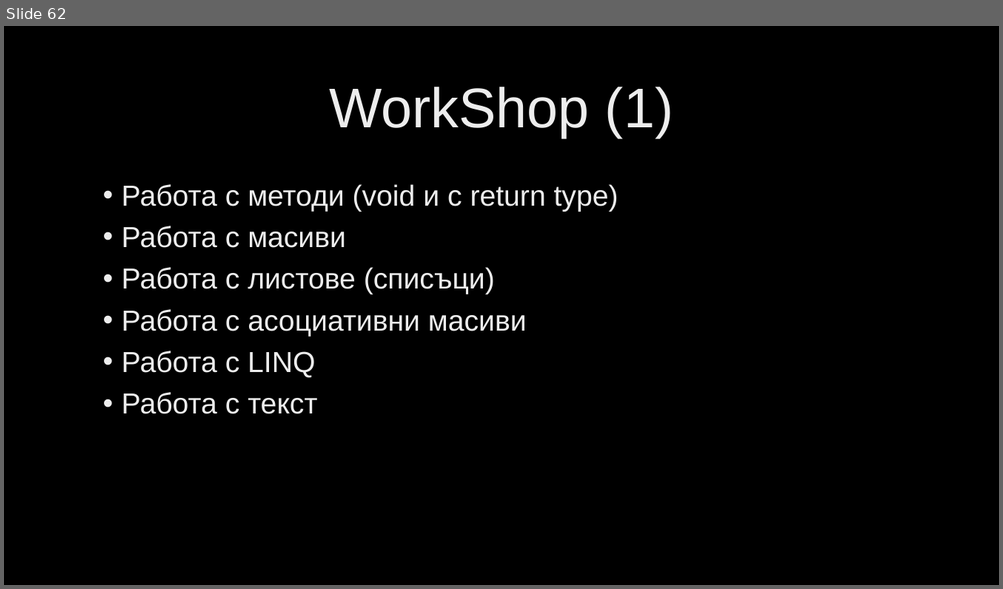
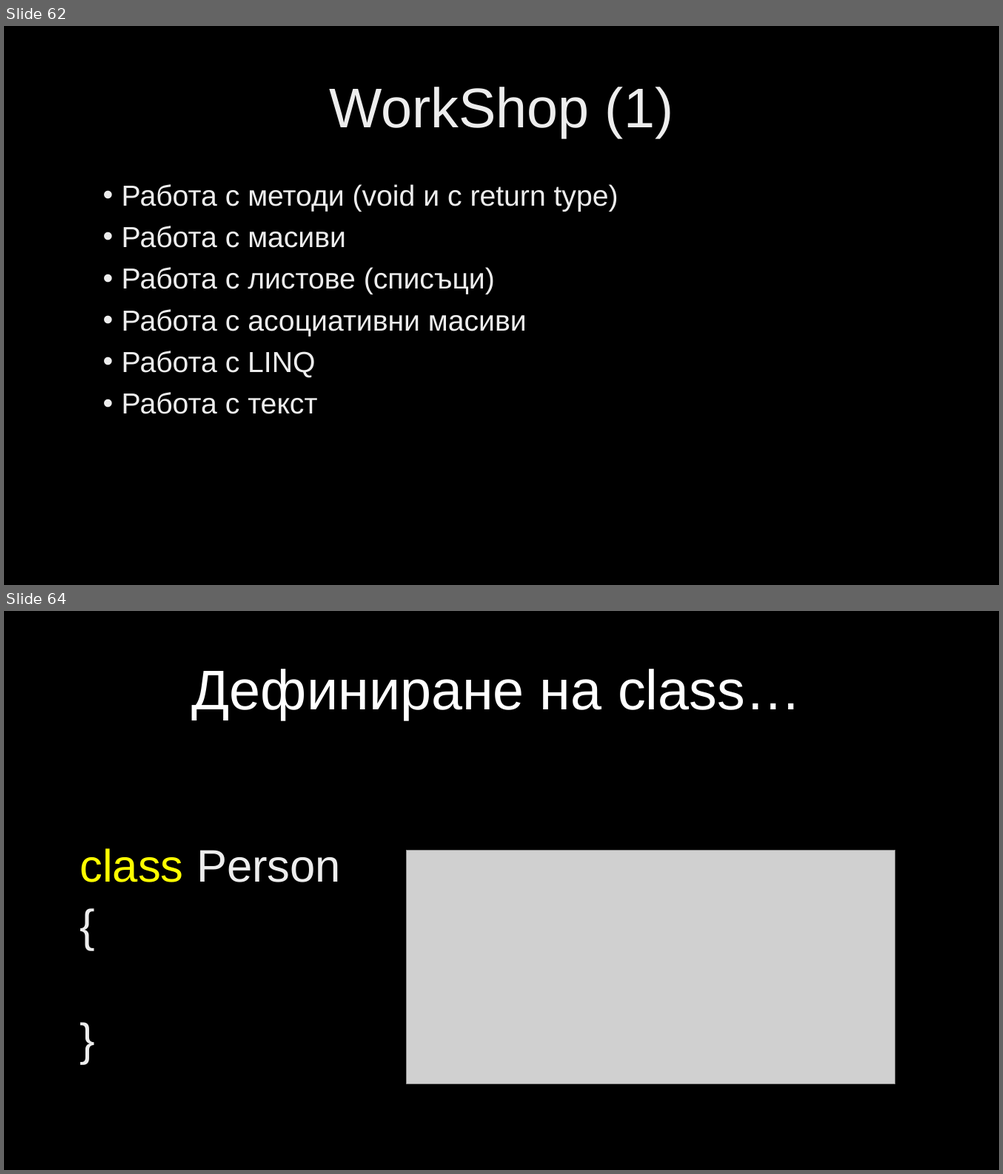
Before and after one commit to velizar92/CSharp-Programming-Presentations, a slide deck: C# Intermediate.pptx. Shown one above the other, each under a label of ours: slide 62 before the commit, slides 62 and 64 after it; the slides between them are not shown. The pictures are 1003x589 and 1003x1174 pixels, drawn with LibreOffice and Linux fonts; fonts in the diff are those of the drawing; grey boxes stand for pictures; background and template pictures are left out. Boxes give left, top, right and bottom in pixels: in the first picture for what was removed or moved away, otherwise in the second. Text is boxed around its words. In the diff, an @@ line names an element or a change of style, - is before the commit and + after.

Commit message:
Classes material

```diff
--- a/C# Intermediate.pptx
+++ b/C# Intermediate.pptx
@@ slide 64 added at <box>4,611,999,1170</box>, background picture (left out) @@
@@ title added at <box>192,669,801,720</box>, 54 pt, text #FFFFFF @@
+Дефиниране на class…
@@ text added at <box>79,849,341,883</box>, 44 pt, text gradient #BFBFBF to #EDEDED to #FFFFFF @@
+class Person
+{
+}
@@ picture added at <box>407,851,896,1085</box> @@
```
Also in this commit, not shown: 6 other slides added.
